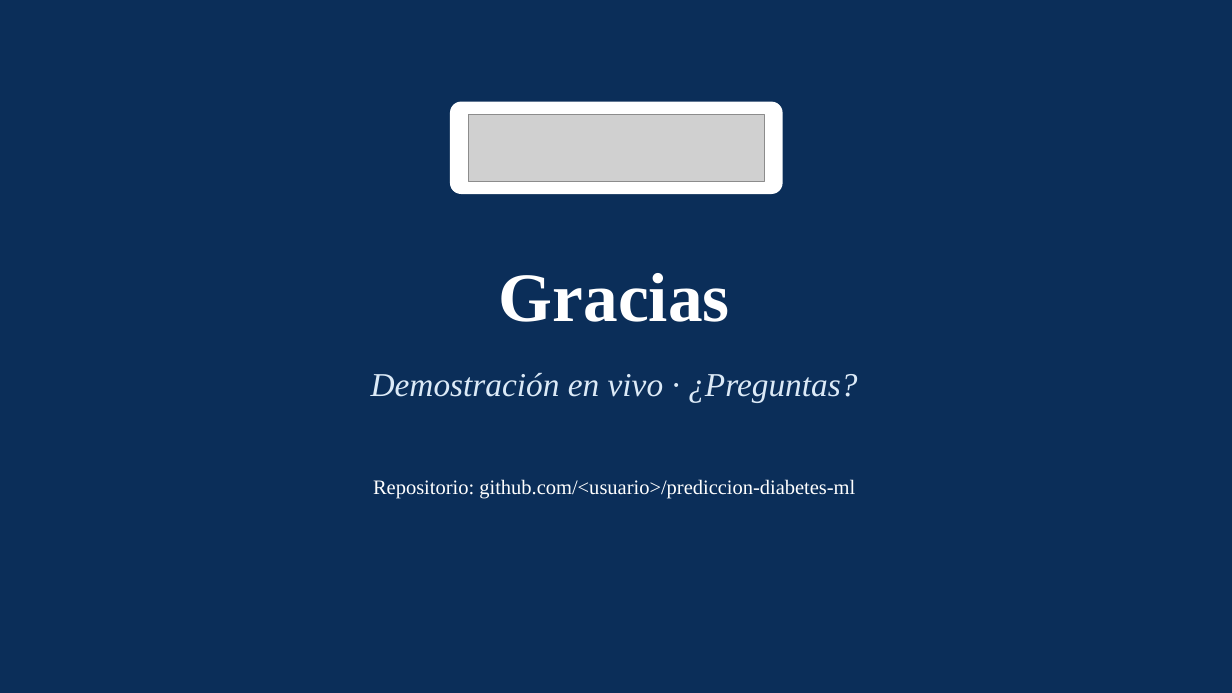
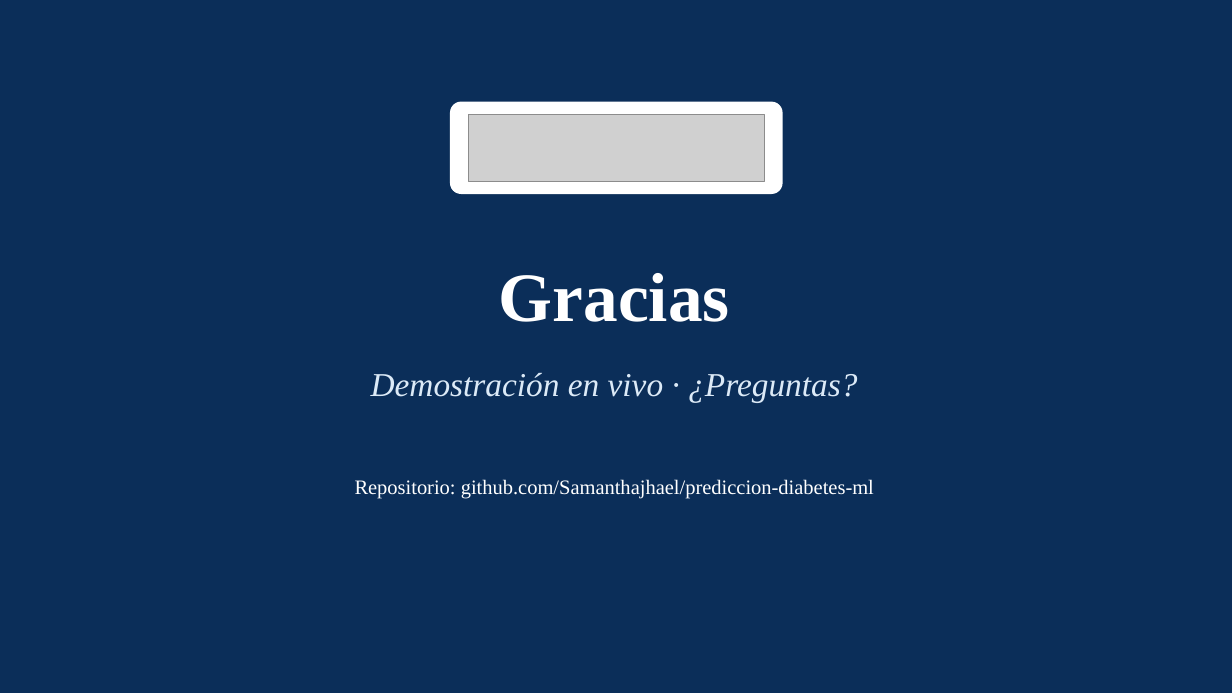
Before and after one commit to Samanthajhael/prediccion-diabetes-ml, a slide deck: slide 21 of docs/Presentacion_Proyecto_Final_ML.pptx. Drawn at 1232x693 pixels with LibreOffice and Linux fonts; fonts in the diff are those of the drawing; grey boxes stand for pictures. Boxes give left, top, right and bottom in pixels: in the first picture for what was removed or moved away, otherwise in the second. Text is boxed around its words. In the diff, an @@ line names an element or a change of style, - is before the commit and + after.

Commit message:
Actualizar enlace del repositorio en el informe, la presentación, el póster y el README

```diff
--- a/docs/Presentacion_Proyecto_Final_ML.pptx
+++ b/docs/Presentacion_Proyecto_Final_ML.pptx
@@ text at (355, 479, 874, 499): text changed @@
-Repositorio: github.com/<usuario>/prediccion-diabetes-ml
+Repositorio: github.com/Samanthajhael/prediccion-diabetes-ml
```
Also in this commit, not shown: 6 other files.
